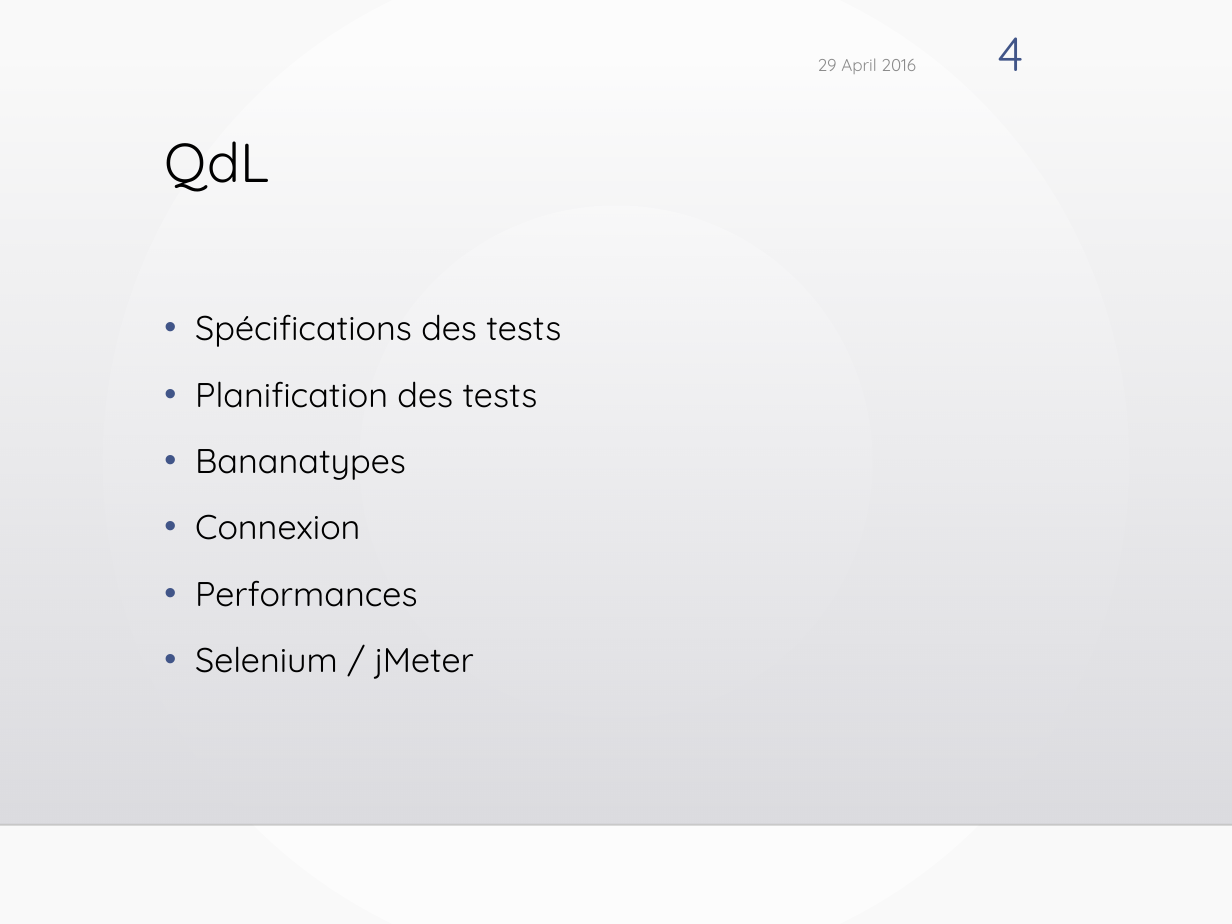
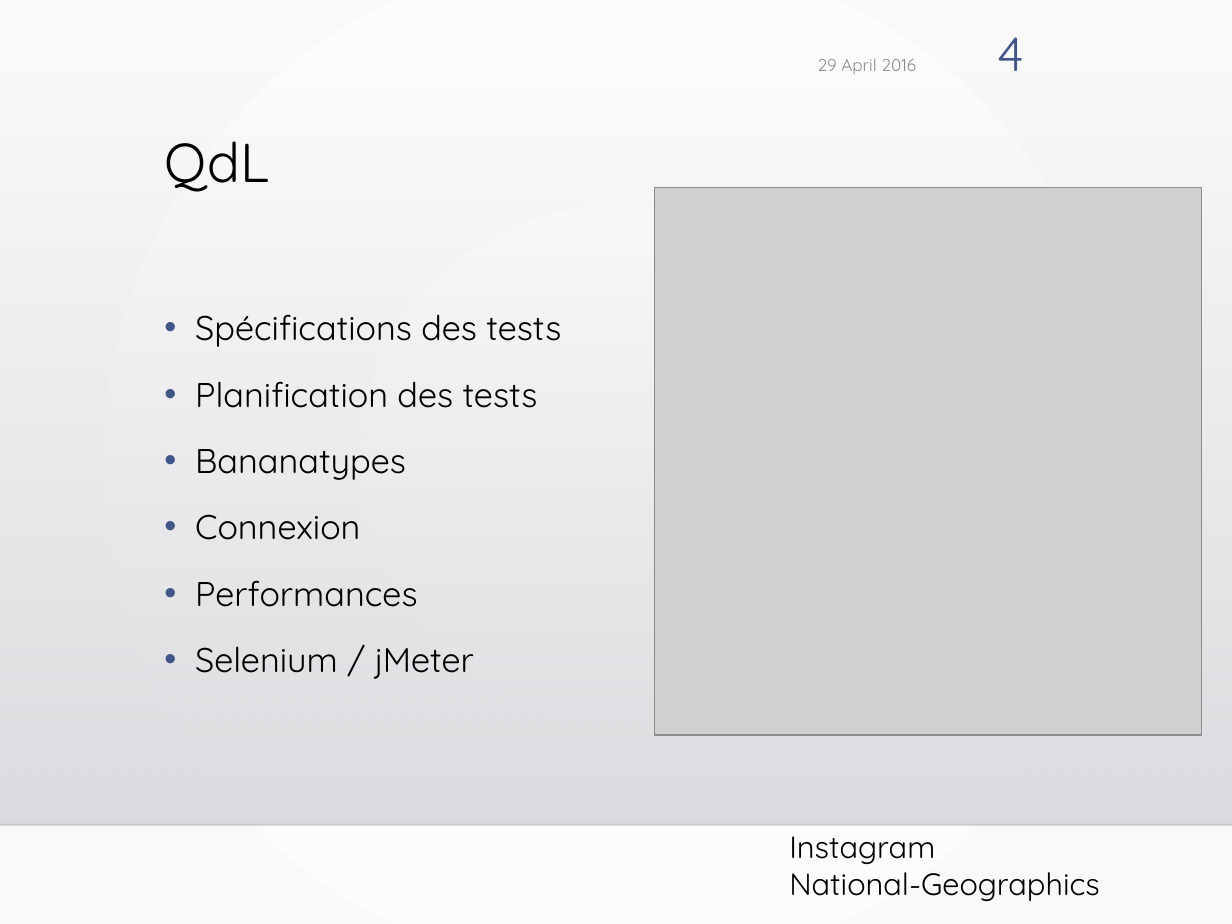
Before and after one commit to arkeine/JEE, a slide deck: slide 4 of presentation.pptx. Drawn at 1232x924 pixels with LibreOffice and Linux fonts; fonts in the diff are those of the drawing; grey boxes stand for pictures; background and template pictures are left out. Boxes give left, top, right and bottom in pixels: in the first picture for what was removed or moved away, otherwise in the second. Text is boxed around its words. In the diff, an @@ line names an element or a change of style, - is before the commit and + after.

```diff
--- a/presentation.pptx
+++ b/presentation.pptx
@@ picture added at (654,187,1201,734) @@
@@ text added at (789,836,1100,901), 18 pt, text #000000 @@
+Instagram
+National-Geographics
```
Also in this commit, not shown: 3 other slides changed.
